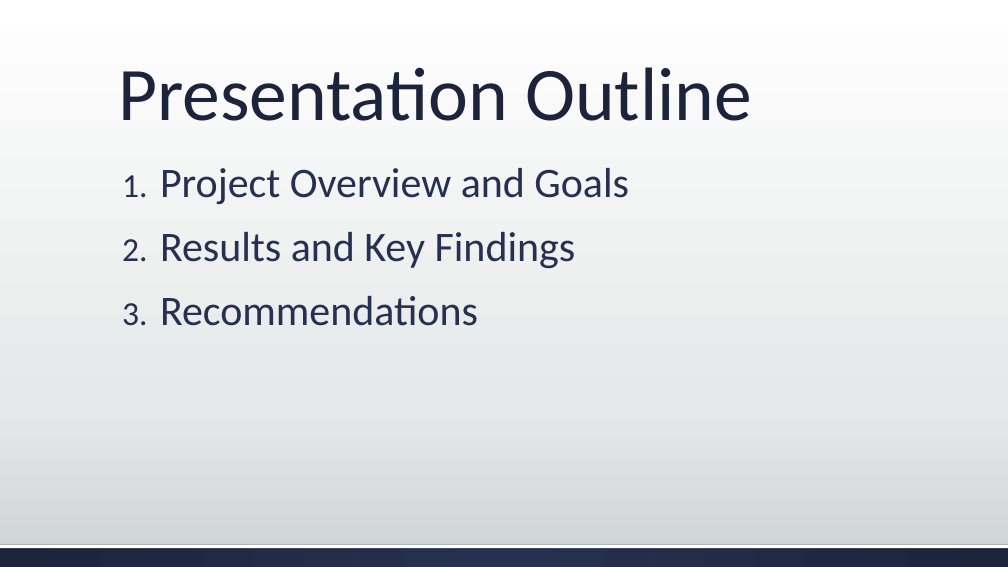
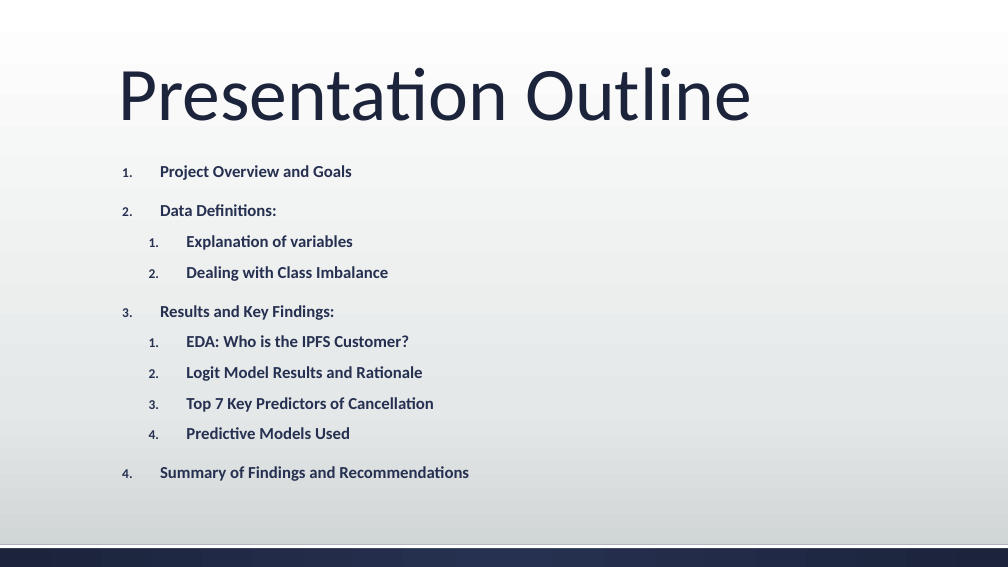
Before and after one commit to ericvan1325/IPFS-Analytics-Competiton, a slide deck: slide 2 of IPFS Analytics.pptx. Drawn at 1008x567 pixels with LibreOffice and Linux fonts; fonts in the diff are those of the drawing. Boxes give left, top, right and bottom in pixels: in the first picture for what was removed or moved away, otherwise in the second. Text is boxed around its words. In the diff, an @@ line names an element or a change of style, - is before the commit and + after.

```diff
--- a/IPFS Analytics.pptx
+++ b/IPFS Analytics.pptx
@@ text at box(160, 165, 352, 180): size 40 to 16 pt, bold on in "Project Overview and Goals"; line spacing 0.9 to 1 @@
@@ text at box(160, 204, 469, 481): text changed; size 40 to 16 pt; bold on @@
-2. Results and Key Findings
-3. Recommendations
+2. Data Definitions:
+  1. Explanation of variables
+  2. Dealing with Class Imbalance
+3. Results and Key Findings:
+  1. EDA: Who is the IPFS Customer?
+  2. Logit Model Results and Rationale
+  3. Top 7 Key Predictors of Cancellation
+  4. Predictive Models Used
+4. Summary of Findings and Recommendations
```
Also in this commit, not shown: 10 other slides changed, 23 slides added, 6 slides removed.
